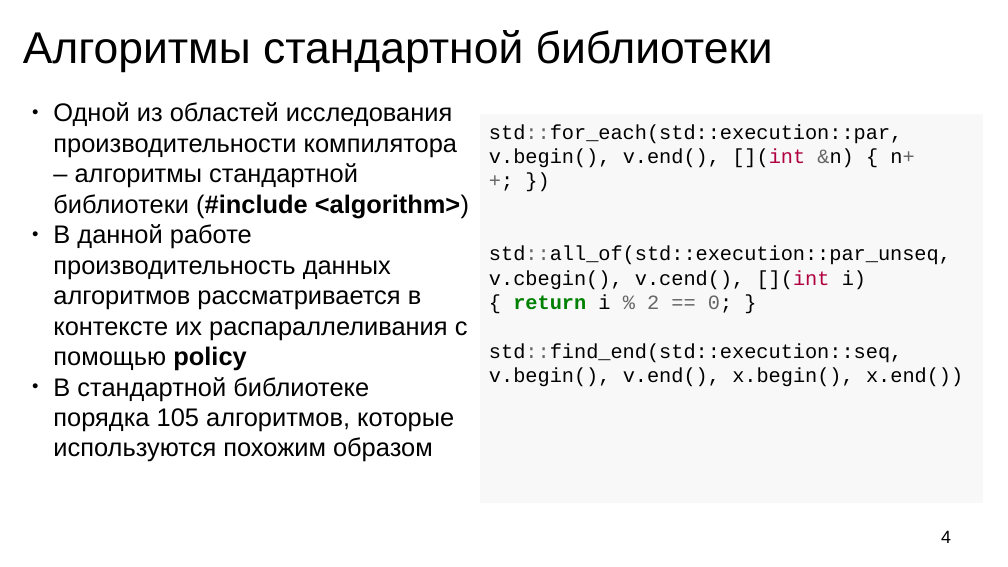
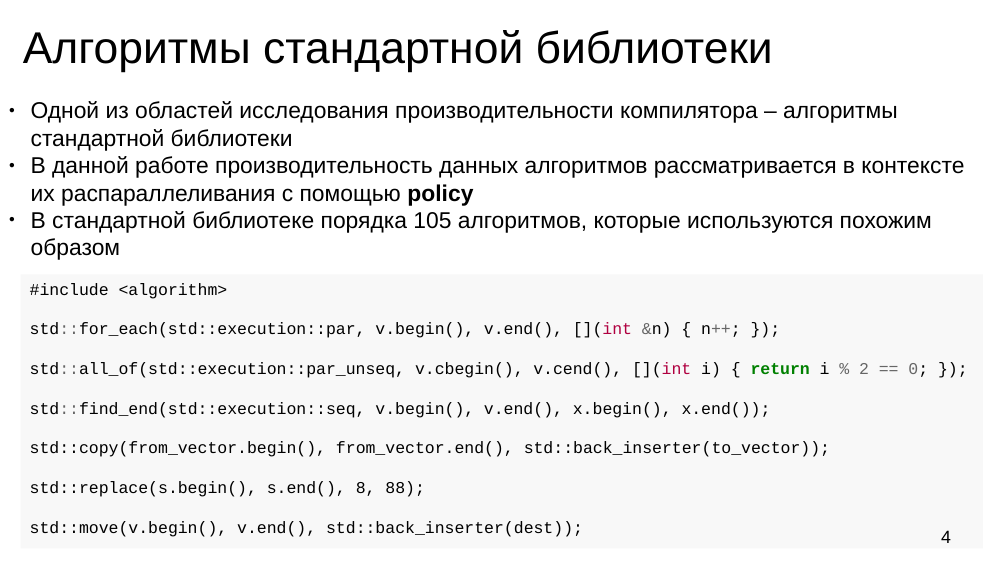
Before and after one commit to sin-diesel/stdbench, a slide deck: slide 4 of presentation/presentation.odp. Drawn at 1008x567 pixels with LibreOffice and Linux fonts; fonts in the diff are those of the drawing. Boxes give left, top, right and bottom in pixels: in the first picture for what was removed or moved away, otherwise in the second. Text is boxed around its words. In the diff, an @@ line names an element or a change of style, - is before the commit and + after.

```diff
--- a/presentation/presentation.odp
+++ b/presentation/presentation.odp
@@ text "Одной из областей исследования производительности ...": place and size @@
-text "Одной из областей исследования производительности ..." at (53,102,469,462)
+text "Одной из областей исследования производительности ..." at (31,101,964,260)
@@ text at (31,101,898,151): text changed; size 20 to 18 pt @@
-● Одной из областей исследования производительности компилятора – алгоритмы стандартной библиотеки (#include <algorithm>)
+● Одной из областей исследования производительности компилятора – алгоритмы стандартной библиотеки
@@ text at (31,156,964,260): size 20 to 18 pt in "В данной работе производительность данных алгоритмов рассмат ...", "В стандартной библиотеке порядка 105 алгоритмов, которые ..." @@
@@ rectangle "#include <algorithm> std::for_each(std::execution::par, v.be ...": place and size @@
-rectangle "#include <algorithm> std::for_each(std::execution::par, v.be ..." at (480,114,983,503)
+rectangle "#include <algorithm> std::for_each(std::execution::par, v.be ..." at (21,274,983,549)
@@ text in rectangle at (30,283,928,537): text changed; size 16 to 13 pt @@
-std::for_each(std::execution::par, v.begin(), v.end(), [](int &n) { n++; })
-std::all_of(std::execution::par_unseq, v.cbegin(), v.cend(), [](int i) { return i % 2 == 0; }
-std::find_end(std::execution::seq, v.begin(), v.end(), x.begin(), x.end())
+#include <algorithm>
+std::for_each(std::execution::par, v.begin(), v.end(), [](int &n) { n++; });
+std::all_of(std::execution::par_unseq, v.cbegin(), v.cend(), [](int i) { return i % 2 == 0; });
+std::find_end(std::execution::seq, v.begin(), v.end(), x.begin(), x.end());
+std::copy(from_vector.begin(), from_vector.end(), std::back_inserter(to_vector));
+std::replace(s.begin(), s.end(), 8, 88);
+std::move(v.begin(), v.end(), std::back_inserter(dest));
```
Also in this commit, not shown: 4 other slides changed, 2 slides added, 2 slides removed, 3 other files.
